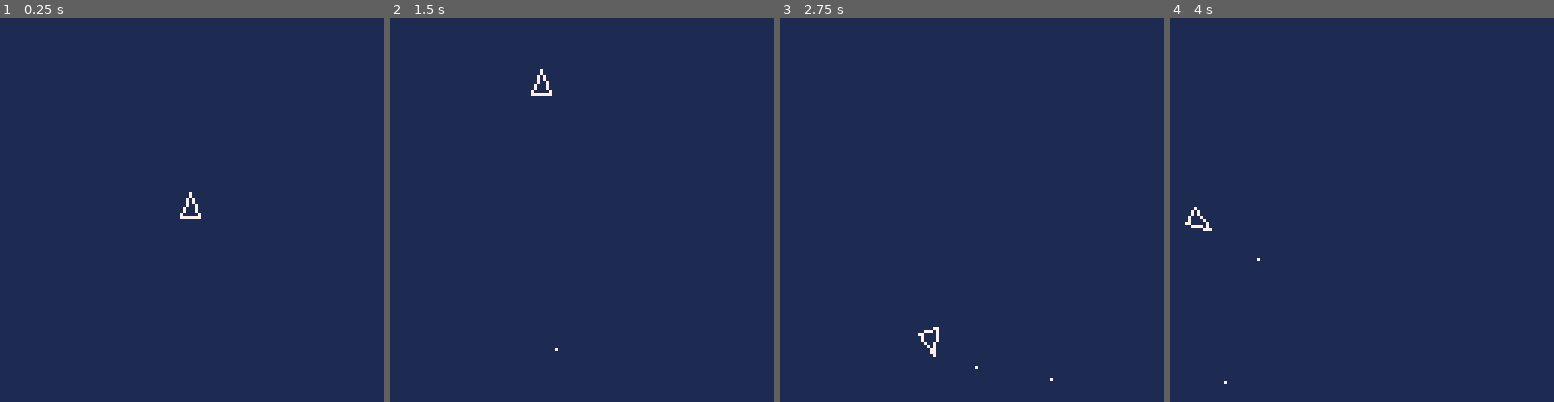
Above: before the commit, frames 1-4 (left to right).
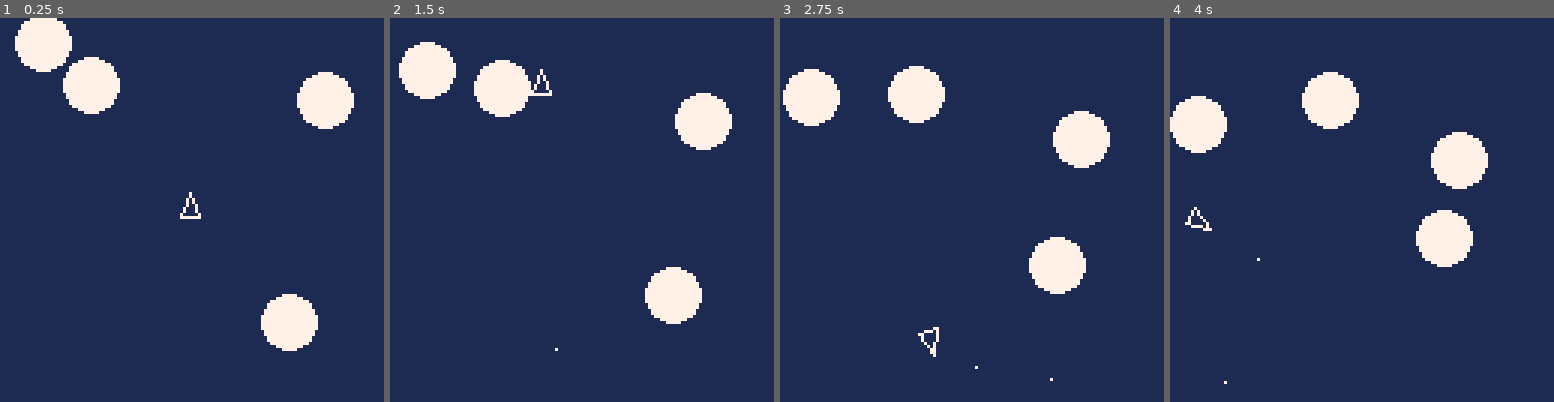
Above: after the commit, the same moments.

Repository: pepaslabs/picoroids
Game: PICO-8 cartridge picoroids.p8
The game is run twice, just before and just after one commit, with the same random seed, the same clock (stepped at 60 frames per second) and the same inputs.
Inputs:
- Up to frame 1 (0.25 s): no input
- Up to frame 2 (1.5 s): tap X (X key) at 0.33, 1.07 s; tap O (Z key) at 0.7 s
- Up to frame 3 (2.75 s): hold Right 1.6-2.1 s; tap O (Z key) at 1.7, 2.1, 2.5 s; tap X (X key) at 1.85 s; hold Up 2.15-2.42 s; hold Right from 2.47 s (still down)
- Up to frame 4 (4 s): tap O (Z key) at 2.9, 3.3, 3.7 s; tap X (X key) at 2.97 s; release Right at 3.03 s; hold Left 3.08-3.58 s; hold Down 3.63-3.97 s

The runs differ from the first frame. In frame 1, 6.7% of the frame differs, in the area x 3-93%, y 0-87%; in frame 2, 6.8%, in the area x 2-90%, y 6-80%; in frame 3, 6.8%; in frame 4, 6.8%.

Commit message:
adding asteroids

Diff:
--- a/picoroids.p8
+++ b/picoroids.p8
@@ -1,6 +1,13 @@
 pico-8 cartridge // http://www.pico-8.com
 version 16
 __lua__
+-- picoroids: an asteroids
+-- clone for pico-8.
+-- by jason pepas.
+-- github/pepaslabs/picoroids
+-- mit licensed.
+
+--== globals ==--
 
 -- button constants
 left=0
@@ -52,6 +59,14 @@
 -- the bullets which are
 -- currently in-flight.
 shots={}
+
+-- an "asteroid" is a position,
+-- a velocity vector, and a
+-- size class.
+roids={}
+
+
+--== functions ==--
 
 -- return a negated copy of a
 -- point.
@@ -233,6 +248,15 @@
  )
 end
 
+function draw_ship()
+ draw_shp(
+  rot_shp(
+   trans_shp(ship_shp,ship_pos),
+   ship_rot
+  )
+ )
+end
+
 -- fire the thruster for one
 -- frame, updating the ship's
 -- velocity vector.
@@ -298,7 +322,7 @@
 function move_shots()
  shots2={}
  for s in all(shots) do
-  add(shots2,move_shot(s))
+  add(shots2, move_shot(s))
  end
  shots = shots2
 end
@@ -342,6 +366,62 @@
  add(shots, shot)
 end
 
+function spawn_roid()
+ pos = mod_pnt({
+  96 + rnd(63),
+  96 + rnd(63)
+ })
+ local size = 3
+ vvec = {
+   0.5/size + rnd(size)*0.1/size,
+   0
+ }
+ vvec = rot_pnt(vvec,rnd(100)/100.0)
+ local roid = {
+  pos,
+  vvec,
+  size
+ }
+ add(roids,roid)
+end
+
+-- returns a moved copy of an
+-- asteroid.
+function move_roid(r)
+ local pos = r[1]
+ local vvec = r[2]
+ pos = mod_pnt(vadd(pos, vvec))
+ return {
+   pos,
+   vvec,
+   r[3]
+ }
+end
+
+-- move all of the asteroids.
+function move_roids()
+ roids2 = {}
+ for r in all(roids) do
+  add(roids2, move_roid(r))
+ end
+ roids = roids2
+end
+
+-- draw an asteroid.
+function draw_roid(r)
+ pos = r[1]
+ size_class = r[3]
+ rad = size_class * 3
+ circfill(pos[1],pos[2],rad,7)
+end
+
+-- draw all of the asteroids.
+function draw_roids()
+ for r in all(roids) do
+  draw_roid(r)
+ end
+end
+
 function process_dpad()
  if btn(left) then
   ship_rot += rot_mag
@@ -378,11 +458,16 @@
 end
 
 function _init()
+ spawn_roid()
+ spawn_roid()
+ spawn_roid()
+ spawn_roid()
 end
 
 function _update()
  process_dpad()
  process_btns()
+ move_roids()
  move_shots()
  expire_shots()
  move_ship()
@@ -391,13 +476,7 @@
 function _draw()
  cls()
  rectfill(0,0,127,127,1)
-
- draw_shp(
-  rot_shp(
-   trans_shp(ship_shp,ship_pos),
-   ship_rot
-  )
- )
-
+ draw_ship()
  draw_shots()
-end
+ draw_roids()
+end
